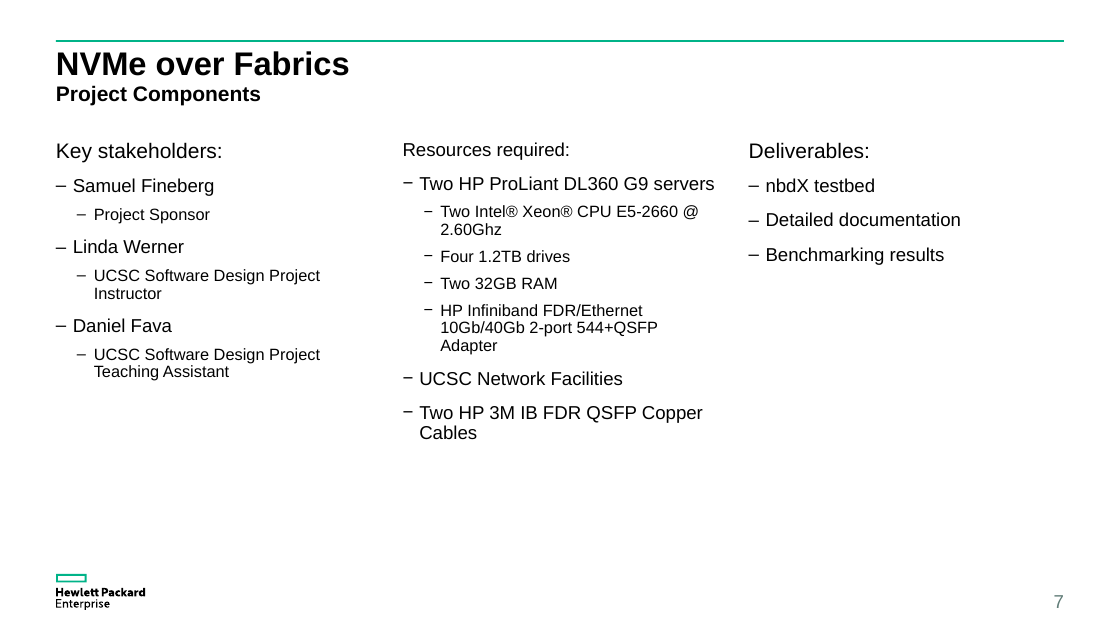
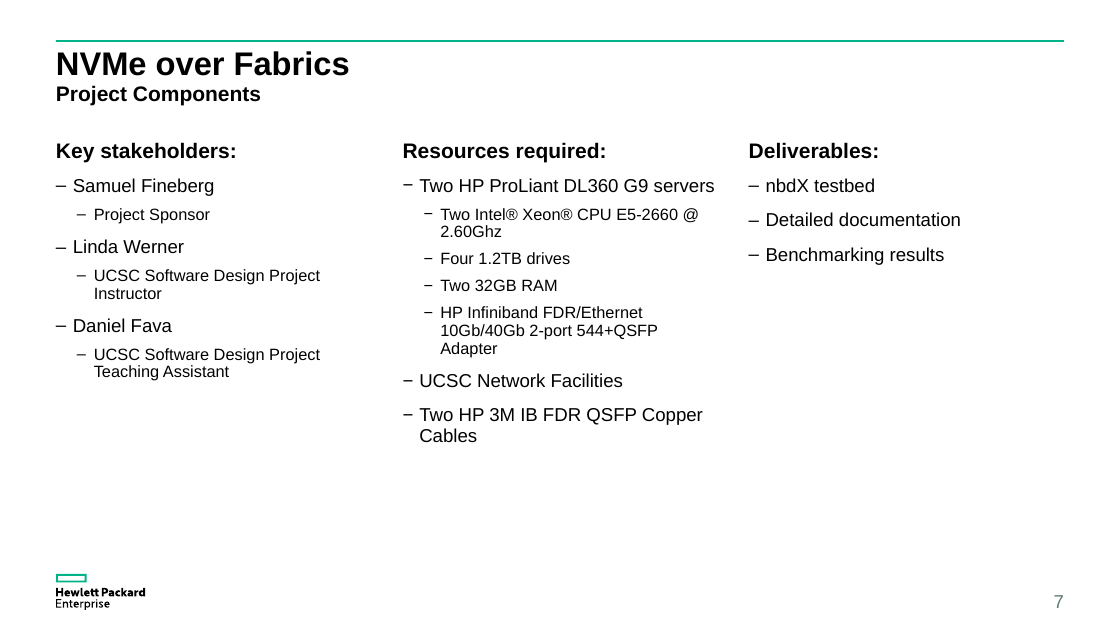
Before and after one commit to coy-humphrey/nvme-hpe, a slide deck: slide 7 of deliverables/HPE.Presentation.pptx. Drawn at 1120x630 pixels with LibreOffice and Linux fonts; fonts in the diff are those of the drawing. Boxes give left, top, right and bottom in pixels: in the first picture for what was removed or moved away, otherwise in the second. Text is boxed around its words. In the diff, an @@ line names an element or a change of style, - is before the commit and + after.

```diff
--- a/deliverables/HPE.Presentation.pptx
+++ b/deliverables/HPE.Presentation.pptx
@@ text at <box>56,142,236,162</box>: bold on in "Key stakeholders:" @@
@@ text at <box>403,142,607,162</box>: size 16 to 18 pt, bold on in "Resources required:" @@
@@ text at <box>749,142,880,159</box>: bold on in "Deliverables:" @@
```
Also in this commit, not shown: 7 other slides changed, 1 slide added, 1 slide removed.
